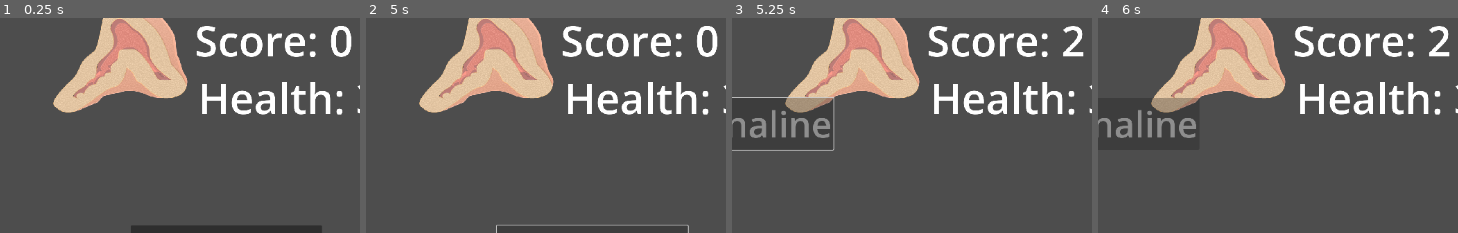
Above: before the commit, frames 1-4 (left to right).
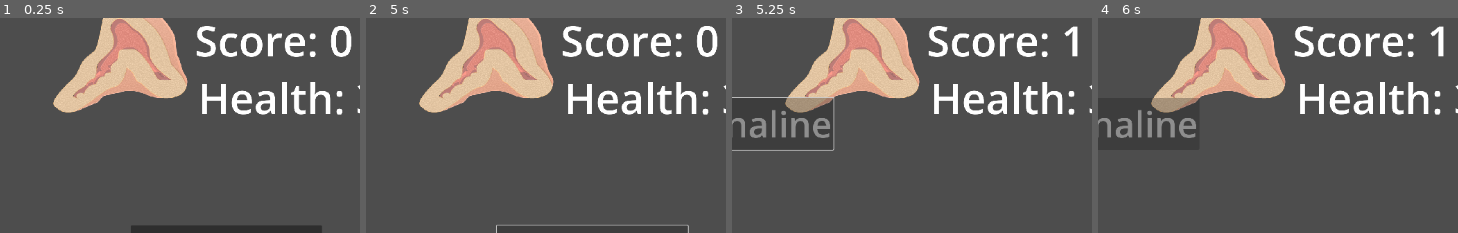
Above: after the commit, the same moments.

Repository: NileKnight1/hormonal-coordination
Game: Godot game, scene res://scenes/adrenal.tscn
Two runs of this game, one before a commit and one after it. Both use one fixed random seed, a clock stepped at 60 frames per second and the inputs below. This scene is started directly instead of the project's main scene.
Inputs (mouse positions are % of the whole screen's width and height, from its top left):
- Up to frame 1 (0.25 s): no input
- Up to frame 2 (5 s): click "Adrenaline" at 0.5 s; tap Enter at 1.25, 2.75, 4.25 s; move the mouse to (79, 45) at 1.27 s; hold Right 1.28-2.03 s; tap Alt at 1.35, 2.85, 4.35 s; click (79, 45) at 1.42 s; tap Space at 2, 3.5 s; move the mouse to (32, 55) at 2.02 s; hold Down 2.03-2.78 s; tap Shift at 2.1, 3.6 s; move the mouse to (65, 27) at 2.77 s; hold Right 2.78-3.53 s; move the mouse to (49, 71) at 3.52 s; hold Up 3.53-4.28 s; click (49, 71) at 3.67 s; move the mouse to (88, 66) at 4.27 s; hold Left from 4.28 s (still down)
- Up to frame 3 (5.25 s): keep holding Left; tap Space at 5 s; move the mouse to (21, 34) at 5.02 s; tap Shift at 5.1 s
- Up to frame 4 (6 s): move the mouse to (60, 50) at 5.77 s; release Left at 5.78 s; hold Down from 5.78 s (still down); tap Alt at 5.85 s; click (60, 50) at 5.92 s
The pictures show only the part of the screen within x 47-97%, y 6-56%; the shares and areas given below are measured in that part.

Frames 1-2 are identical in both runs. In frame 3, 0.5% of the frame differs, in the area x 91-98%, y 3-19%; in frame 4, 0.5%.

Commit message:
added the saving system to pituitary, adrenal, thyroid glands, and improved death in them to make the game stop completely

Diff:
--- a/scripts/adrenal.gd
+++ b/scripts/adrenal.gd
@@ -7,6 +7,7 @@
 @onready var adrenaline =$Control/adrenaline
 @onready var general = $general
 
+var alive = 1
 var score = 0
 var health = 3
 var waiting_time = 5
@@ -62,6 +63,14 @@
 
 func death():
 	print("You're dead.")
+	alive = 0
+	#global.scores[2] = ["adrenal", score]
+
+	global.update_scores("adrenal", score)
+	adrenaline.disabled = 1
+
+	global.save_scores()
+
 func failure():
 	print("You've failed.")
 
@@ -72,7 +81,7 @@
 
 func run():
 
-	while 1:
+	while alive:
 		var tempx = randi_range(0,3)
 		var tempy = randi_range(0,3)
 		cur_event = tempx
@@ -112,12 +121,12 @@
 					health -= 1;
 			1:
 				if digestion:
-					score += 2
+					score += 1
 				else:
 					score -= 1
 			2:
 				if !digestion:
-					score += 2
+					score += 1
 				else:
 					score -= 1
 			3:
@@ -125,7 +134,8 @@
 					score += 3
 				else:
 					health -= 1
-
+		if score < 0:
+			score = 0
 		#match tempx:
 			#0:
 				#if digestion < 3:
@@ -140,7 +150,9 @@
 				#if digestion > 1:
 					#death()
 
-		if health < 1: print("dead")
+		if health < 1:
+			death()
+
 		print(score)
 		$Control/score.text = "Score: " + str(score)
 		$Control/health.text = "Health: " + str(health)
--- a/scripts/global.gd
+++ b/scripts/global.gd
@@ -8,8 +8,23 @@
 
 ]
 
+func update_scores(key, score):
+	if key == "thyroid":
+		scores[0][1] = max(scores[0][1], score)
+	if key == "pancreas":
+		scores[1][1] = max(scores[1][1], score)
+	if key == "adrenal":
+		scores[2][1] = max(scores[2][1], score)
+	if key == "pituitary":
+		scores[3][1] = max(scores[3][1], score)
+
+
+
+
 func _ready():
+	print(OS.get_user_data_dir())
 	load_scores()
+	print(global.scores)
 
 func save_scores():
 	var file = FileAccess.open("user://scores.save", FileAccess.WRITE)
--- a/scripts/pancreas.gd
+++ b/scripts/pancreas.gd
@@ -45,7 +45,7 @@
 
 func _ready() -> void:
 	glucose_change(0, 1)
-	print(global.scores)
+	#print(global.scores)
 	await get_tree().create_timer(5).timeout
 
 	run()
@@ -73,8 +73,10 @@
 
 
 	alive = 0
-	global.scores[1] = ["pancreas", score/60]
-	#print(global.scores[1])
+	#global.scores[1] = ["pancreas", score/60]
+	global.update_scores("pancreas", score/60)
+
+	print(global.scores)
 	global.save_scores()
 
 func run():
--- a/scripts/pituitary.gd
+++ b/scripts/pituitary.gd
@@ -11,6 +11,7 @@
 @onready var b3 = $Control/adh
 @onready var b4 = $Control/tsh
 
+var alive = 1
 var waiting_time = 7
 var choosen = -1
 var score = 0
@@ -54,7 +55,7 @@
 ]
 
 func run():
-	while 1:
+	while alive:
 		var tempx = randi_range(0,3)
 		var tempy = randi_range(0,3)
 
@@ -84,8 +85,7 @@
 			elif temp_time > 0:
 				score += 1
 
-		if health == 0:
-			death()
+
 
 		timer.wait_time = waiting_time
 
@@ -93,6 +93,9 @@
 		b2.disabled = 0
 		b3.disabled = 0
 		b4.disabled = 0
+
+		if health == 0:
+			death()
 
 		$Control/score.text = "Score: " + str(score)
 
@@ -103,6 +106,18 @@
 
 func death():
 	print("death")
+	alive = 0
+	b1.disabled = 1
+	b2.disabled = 1
+	b3.disabled = 1
+	b4.disabled = 1
+
+	#global.scores[3] = ["pituitary", score]
+	global.update_scores("pituitary", score)
+
+
+	global.save_scores()
+
 
 func pressed():
 	#print(int(timer.time_left))
--- a/scripts/thyroid.gd
+++ b/scripts/thyroid.gd
@@ -6,7 +6,7 @@
 @onready var b2 = $Control/parathormone
 @onready var cooldown = $cooldown
 
-
+var alive = 1
 var calcium_level = 95.0
 var score = 0
 var waiting_time = 10
@@ -56,14 +56,23 @@
 
 	print("Ca end " + str(calcium_level))
 
-	if calcium_level < 7:
+	if calcium_level < 70:
 		death()
-	if calcium_level > 12.5:
+	if calcium_level > 125:
 		death()
 
 func death():
-	pass
-	#print("You're dead.")
+	print("You're dead.")
+	alive = 0
+	#global.scores[0] = ["thyroid", score/60]
+	global.update_scores("thyroid", score/60)
+
+
+	b1.disabled = 1
+	b2.disabled = 1
+
+	global.save_scores()
+
 
 func _ready() -> void:
 	change_calcium(0, 1)
@@ -72,20 +81,23 @@
 
 func _process(delta: float) -> void:
 
-	if calcium_level < 80:
-		score -= 3
-	elif calcium_level < 105:
-		score += 2
-	elif calcium_level < 115:
-		score += 1
-	else:
-		score -= 2
+	if alive:
+		if score < 0:
+			return
+		elif calcium_level < 80:
+			score -= 3
+		elif calcium_level < 105:
+			score += 2
+		elif calcium_level < 115:
+			score += 1
+		else:
+			score -= 2
 
-	$Control/score.text = str(score/60)
+		$Control/score.text = str(score/60)
 
 func run():
 	await get_tree().create_timer(3).timeout
-	while 1:
+	while alive:
 		var temp = randi_range(0,1)
 
 		if !temp:
@@ -145,5 +157,5 @@
 	b2.disabled = 0
 
 func _on_general_timeout() -> void:
-	if waiting_time > 3:
+	if waiting_time > 1.5:
 		waiting_time -=1
